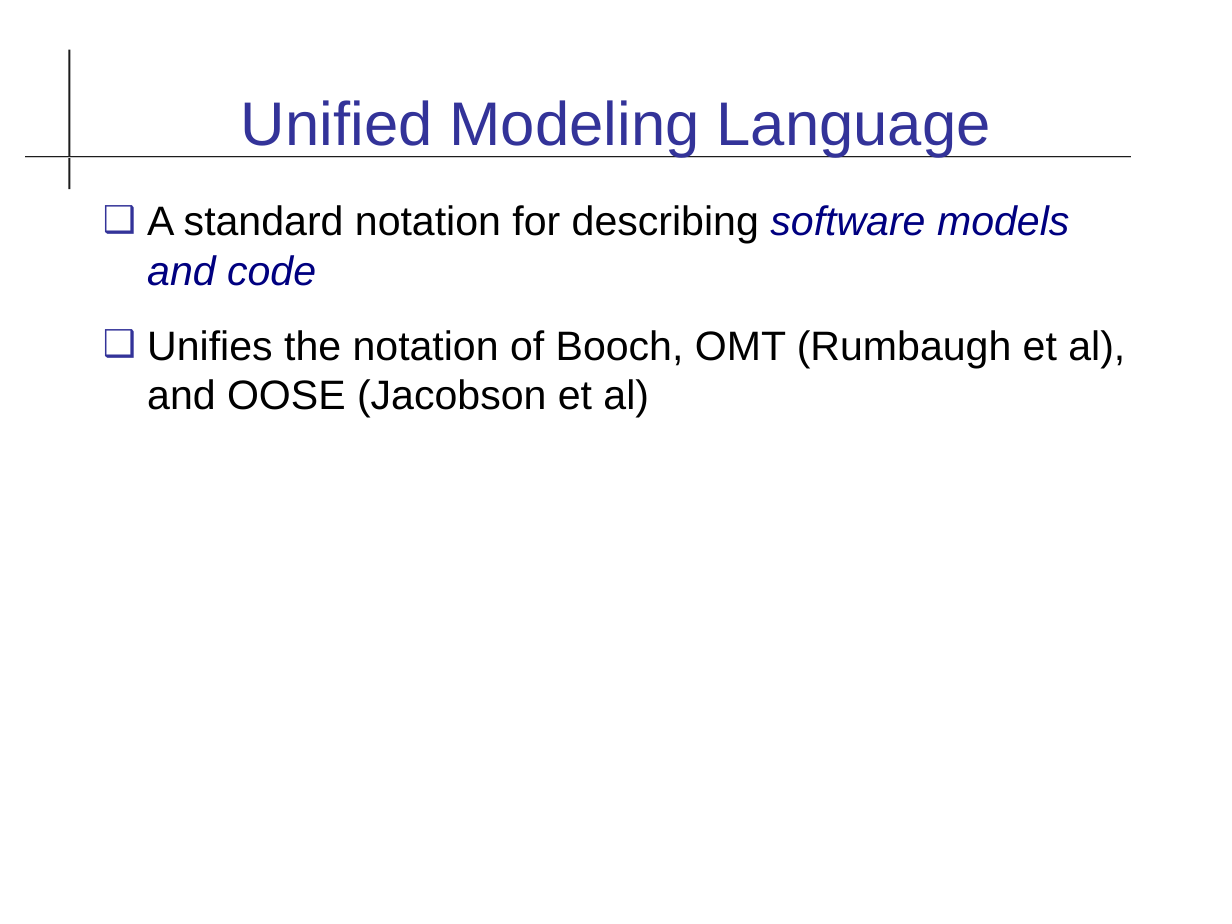
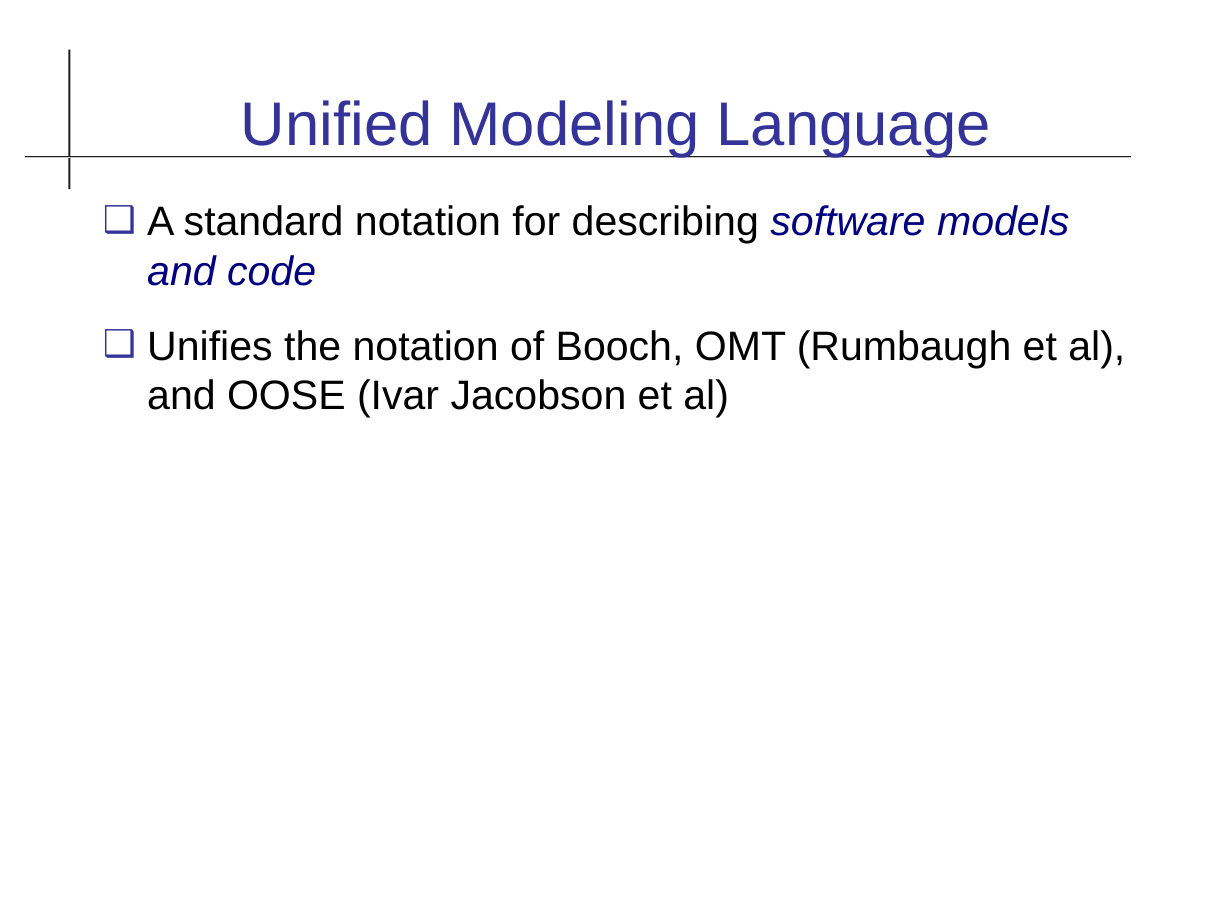
Before and after one commit to cpske/ISP, a slide deck: slide 2 of uml/UML-Class-Diagram.odp. Drawn at 1232x924 pixels with LibreOffice and Linux fonts; fonts in the diff are those of the drawing. Boxes give left, top, right and bottom in pixels: in the first picture for what was removed or moved away, otherwise in the second. Text is boxed around its words. In the diff, an @@ line names an element or a change of style, - is before the commit and + after.

```diff
--- a/uml/UML-Class-Diagram.odp
+++ b/uml/UML-Class-Diagram.odp
@@ text at (147, 330, 1125, 417): text changed @@
-❑ Unifies the notation of Booch, OMT (Rumbaugh et al), and OOSE (Jacobson et al)
+❑ Unifies the notation of Booch, OMT (Rumbaugh et al), and OOSE (Ivar Jacobson et al)
```
Also in this commit, not shown: 8 other slides changed, 2 slides added, 1 other file.
